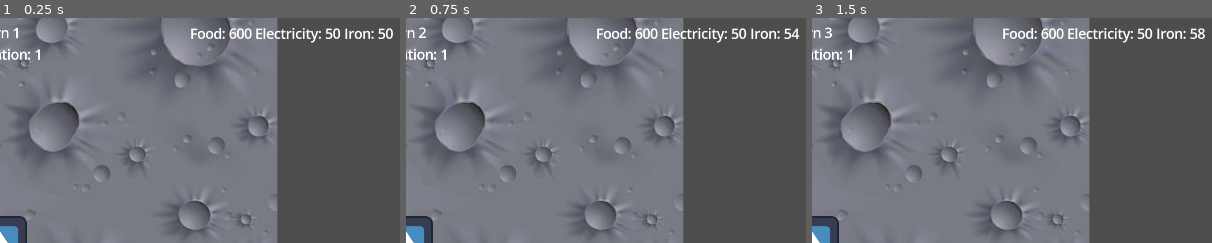
Above: before the commit, frames 1-3 (left to right).
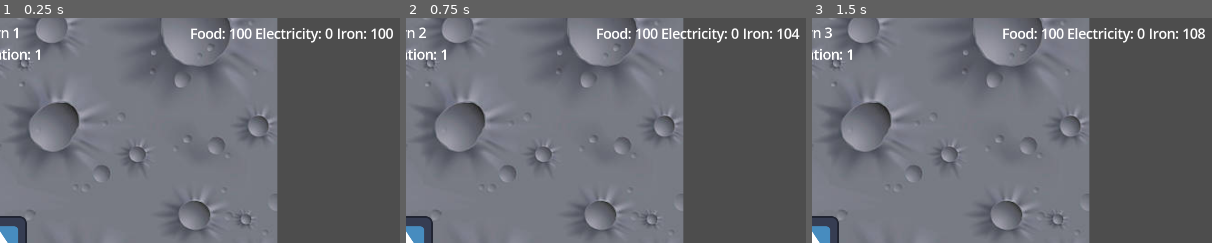
Above: after the commit, the same moments.

Repository: LunariumGame/Lunarium
Game: Godot game, scene res://scenes/world.tscn
Same seed, same stepped clock (60 frames per second), same inputs: the game is played once before the commit and once after it. The engine's default icon, where the game draws it, is replaced by a stand-in: a white triangle on a blue panel in a dark square.
Inputs:
- Up to frame 1 (0.25 s): no input
- Up to frame 2 (0.75 s): click "Next Turn" at 0.5 s
- Up to frame 3 (1.5 s): click "Next Turn" at 1.25 s
The pictures show only the part of the screen within x 50-100%, y 0-50%; the shares and areas given below are measured in that part.

The runs differ from the first frame. In frame 1, 0.5% of the frame differs, in the area x 57-97%, y 4-10%; in frame 2, 0.5%; in frame 3, 0.5%.
Error after the commit: Parse Error: Not all code paths return a value. (res://scripts/world.gd:50)

Commit message:
Fix rect based building finder

Diff:
--- a/scenes/world.tscn
+++ b/scenes/world.tscn
@@ -64,4 +64,6 @@
 position = Vector2(569, 230)
 
 [node name="BuildingFinder" type="ShapeCast2D" parent="."]
+target_position = Vector2(0, 0)
 max_results = 9999999
+collide_with_areas = true
--- a/scripts/world.gd
+++ b/scripts/world.gd
@@ -51,7 +51,7 @@
 	var shape := RectangleShape2D.new()
 	shape.size = rect.size
 
-	building_finder.position = rect.position + rect.size / 2
+	building_finder.global_position = rect.position + rect.size / 2
 	building_finder.shape = shape
 	building_finder.force_shapecast_update()
 
@@ -61,5 +61,4 @@
 		if collider is Building:
 			results.push_back(collider)
 
-	shape.queue_free()
-	return results
+		return results
